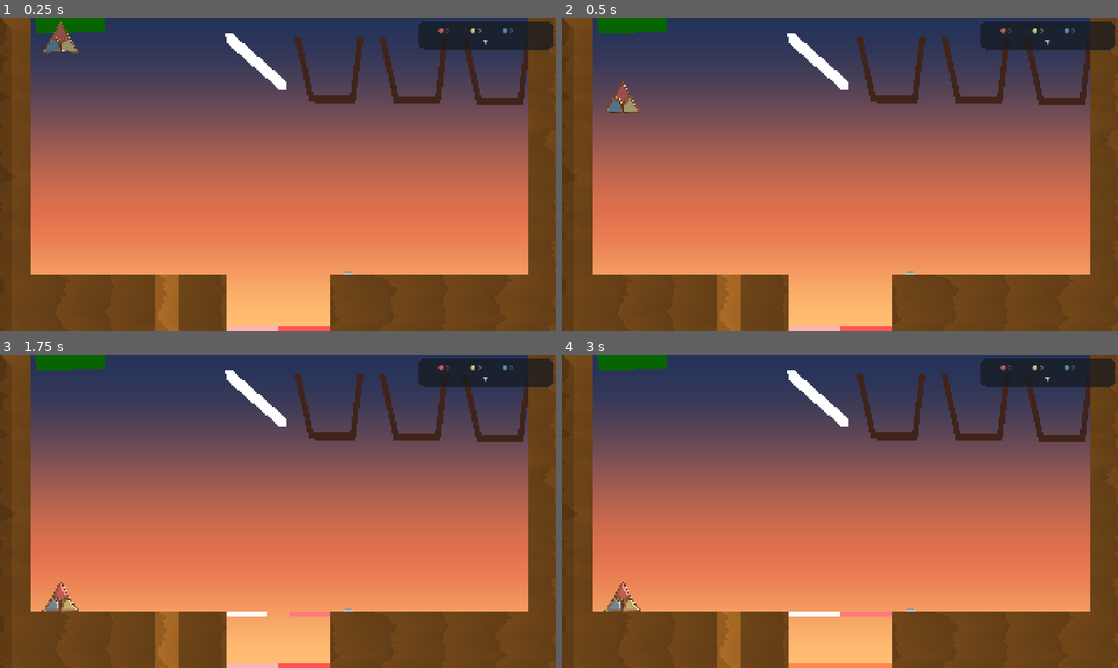
Above: before the commit, frames 1-4 (two rows, left to right).
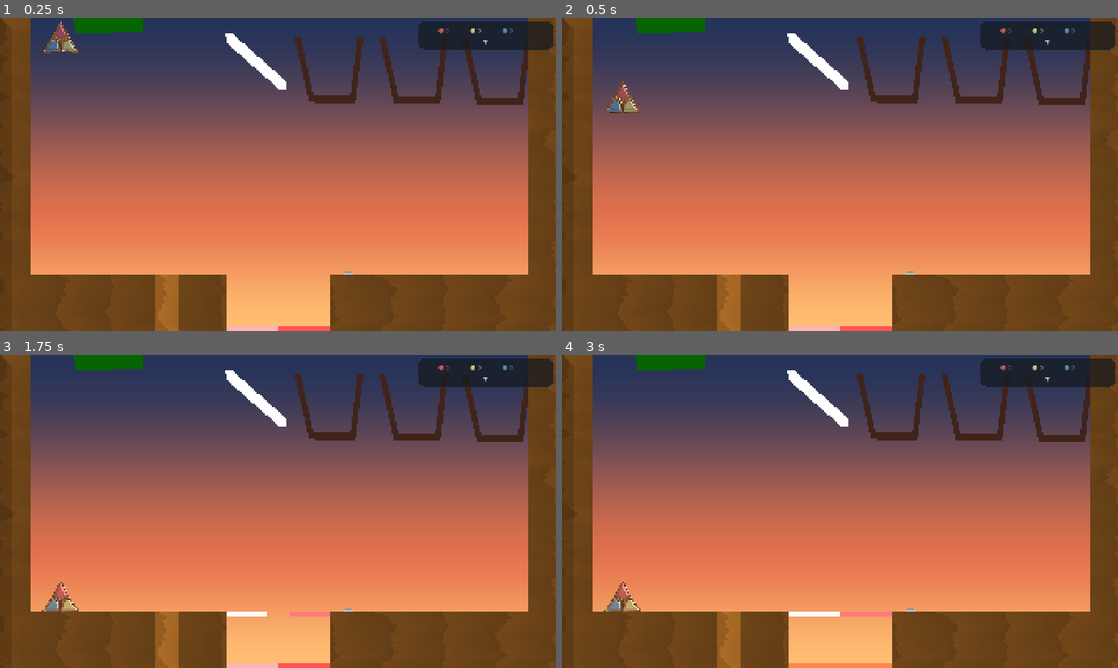
Above: after the commit, the same moments.

Repository: adambrock89/idle-glass
Game: Godot game, scene res://scenes/levels/fragment_manager.tscn
Same seed, same stepped clock (60 frames per second), same inputs: the game is played once before the commit and once after it.
Inputs (mouse positions are in pixels of both pictures, inside the frame that each line leads up to):
- Up to frame 1 (0.25 s): no input
- Up to frame 2 (0.5 s): no input
- Up to frame 3 (1.75 s): tap Enter at 0.5 s; move the mouse to (400, 495) at 0.52 s; tap G (toggle_generation) at 0.6 s; click (400, 495) at 0.67 s; move the mouse to (166, 527) at 1.27 s; tap C (toggle_hatch) at 1.35 s; click (166, 527) at 1.42 s
- Up to frame 4 (3 s): move the mouse to (895, 442) at 2.02 s; tap G (toggle_generation) at 2.1 s; click (895, 442) at 2.17 s; tap Space at 2.75 s; move the mouse to (812, 574) at 2.77 s; tap C (toggle_hatch) at 2.85 s; click (812, 574) at 2.92 s

The runs differ from the first frame. In frame 1, 0.7% of the frame differs, in the area x 6-26%, y 0-11%; in frame 2, 0.7%, in the area x 6-26%, y 0-30%; in frame 3, 0.7%; in frame 4, 0.7%.

Commit message:
fixed shader before break

Diff:
--- a/scenes/levels/fragment_manager.tscn
+++ b/scenes/levels/fragment_manager.tscn
@@ -35,9 +35,9 @@
 [node name="Polygon2D" type="Polygon2D" parent="MainBody"]
 top_level = true
 visibility_layer = 512
-position = Vector2(81, -31)
+position = Vector2(214, -31)
 color = Color(0.0248005, 0.399007, 0, 1)
-polygon = PackedVector2Array(96, -74, 98, 26, 40, 31, 43, 81, 282, 75, 279, 24, 228, 27, 220, -73)
+polygon = PackedVector2Array(96, -74, 98, 26, 40, 31, 43, 81, 194.725, 77.191, 282, 75, 279, 24, 228, 27, 220, -73)
 
 [node name="Barrel_A" parent="MainBody" instance=ExtResource("3_41nyt")]
 position = Vector2(1136, 274)
--- a/src/entities/fragment_container.gd
+++ b/src/entities/fragment_container.gd
@@ -34,8 +34,14 @@
 		elif child is Polygon2D and child.name.begins_with("InnerPolygon_"):
 			var mat := child.material as ShaderMaterial
 			if mat:
-				mat.set_shader_parameter("object_position", child.global_position)
-				mat.set_shader_parameter("object_rotation", child.global_rotation)
+				var poly_screen := []
+				for p in child.polygon:
+					poly_screen.append(child.to_global(p))
+
+				mat.set_shader_parameter("poly", poly_screen)
+				mat.set_shader_parameter("poly_count", poly_screen.size())
+				mat.set_shader_parameter("viewport_size", get_viewport_rect().size)
+				mat.set_shader_parameter("pane_rotation", child.global_rotation)
 
 func _integrate_forces(state: PhysicsDirectBodyState2D) -> void:
 	# Store previous tick velocities BEFORE physics updates
